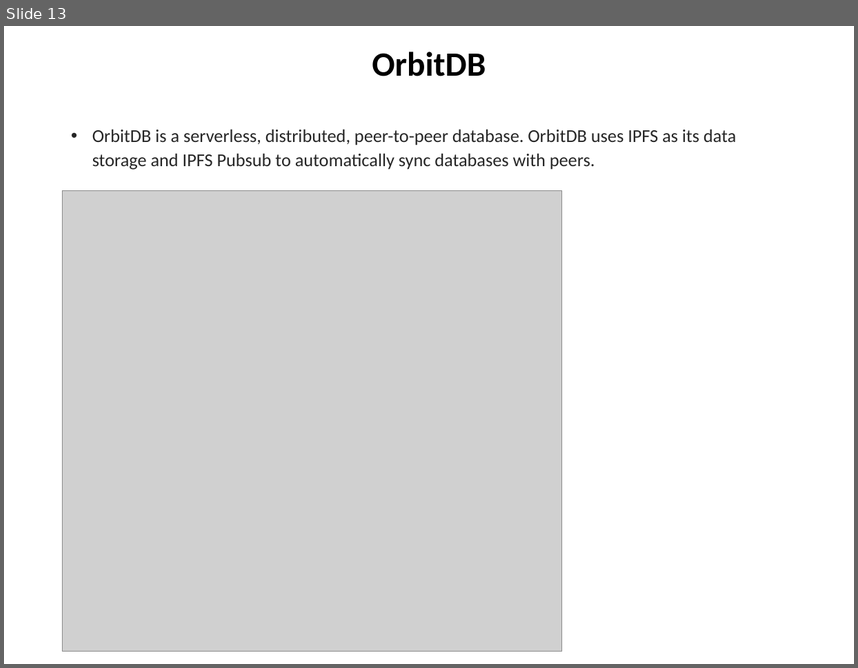
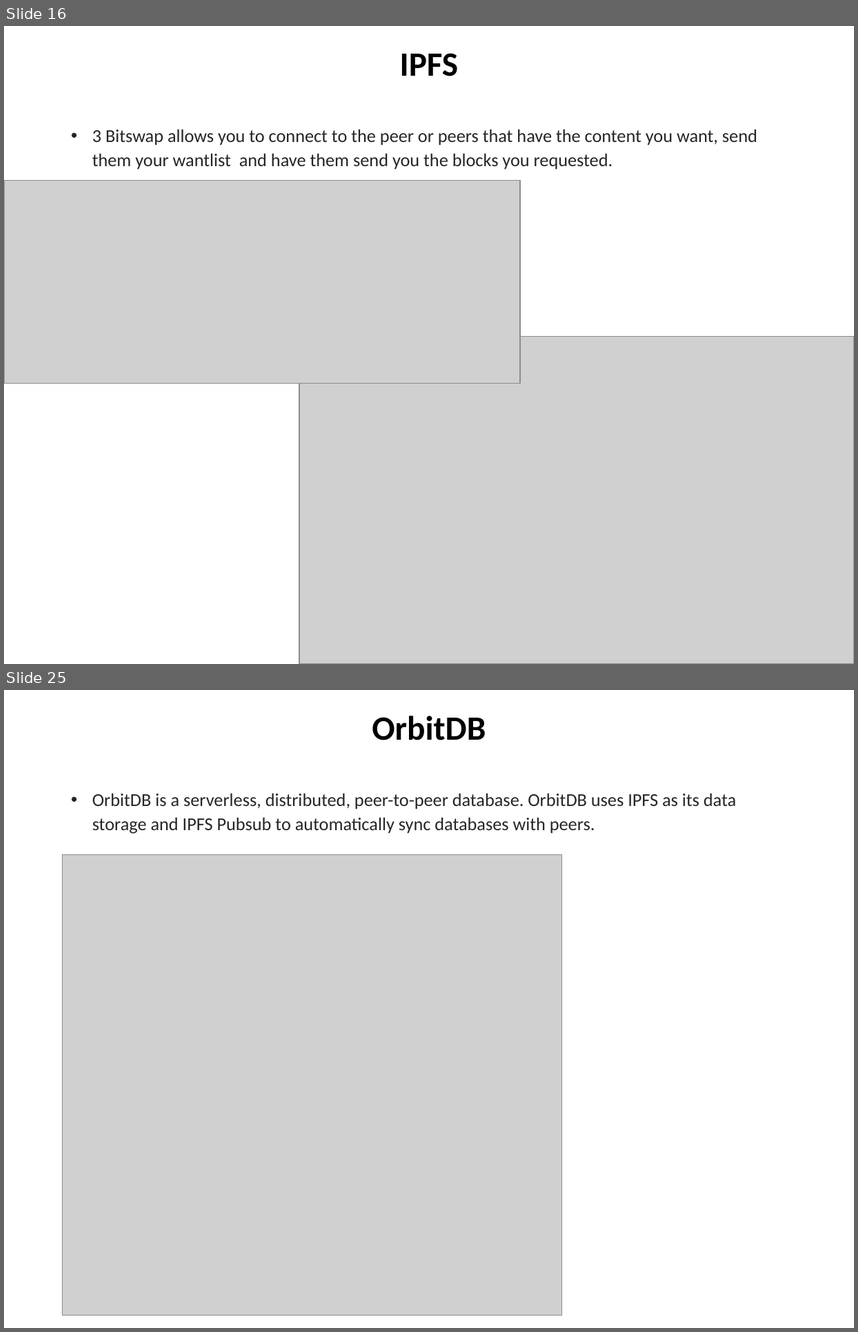
Before and after one commit to chuacw/SGUS-Slides, a slide deck: BCI - Batch2 - Day13 - IPFS.pptx. Shown one above the other, each under a label of ours: slide 13 before the commit, slides 16 and 25 after it; the slides between them are not shown. The pictures are 858x668 and 858x1332 pixels, drawn with LibreOffice and Linux fonts; fonts in the diff are those of the drawing; grey boxes stand for pictures. Boxes give left, top, right and bottom in pixels: in the first picture for what was removed or moved away, otherwise in the second. Text is boxed around its words. In the diff, an @@ line names an element or a change of style, - is before the commit and + after.

```diff
--- a/BCI - Batch2 - Day13 - IPFS.pptx
+++ b/BCI - Batch2 - Day13 - IPFS.pptx
@@ slide 16 added at [4,26,854,664], background #FFFFFF @@
@@ title added at [400,53,459,76], 28.8 pt, text #000000, bold @@
+IPFS
@@ text added at [92,129,757,170], 15.4 pt, text #262626 @@
+• 3 Bitswap allows you to connect to the peer or peers that have the content you want, send them your wantlist and have them send you the blocks you requested.
@@ picture added at [4,181,520,384] @@
@@ picture added at [299,336,854,664] @@
@@ what was slide 13 is now slide 25 @@
```
Also in this commit, not shown: 13 slides changed, 12 other slides added, 3 other files.
